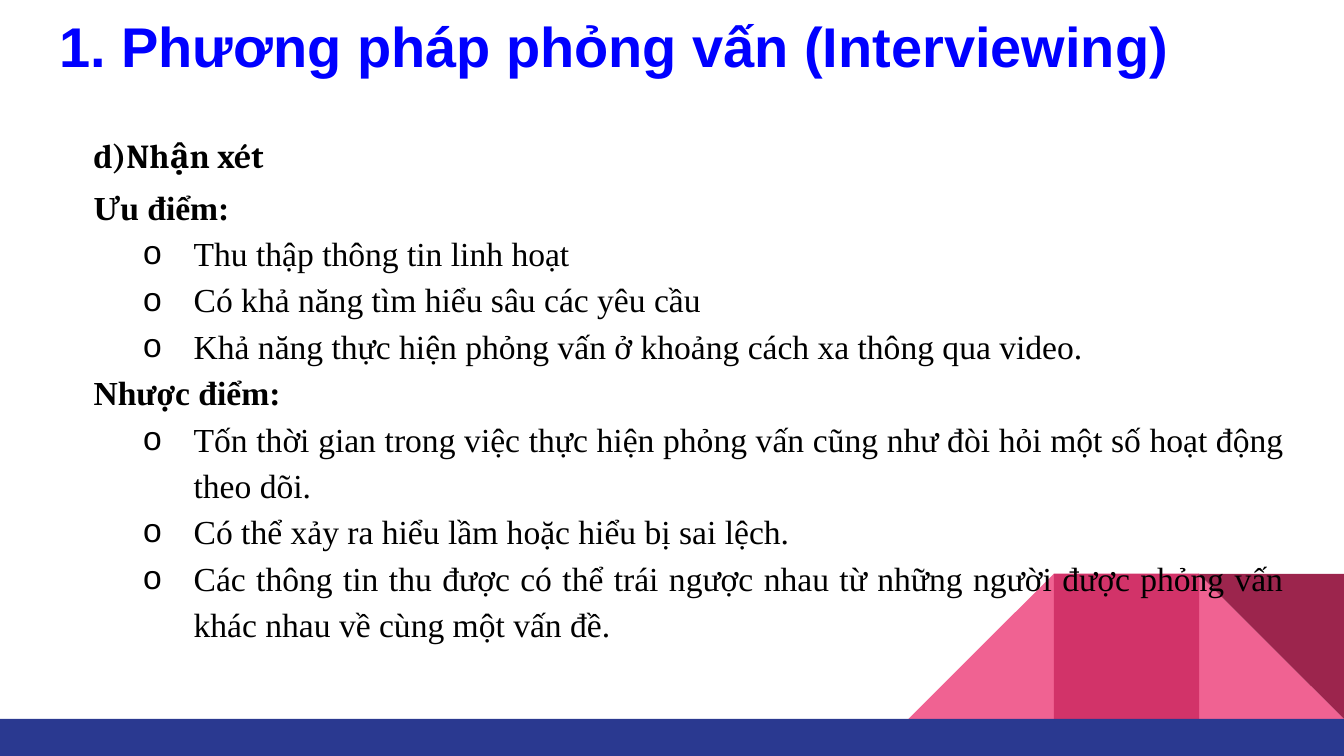
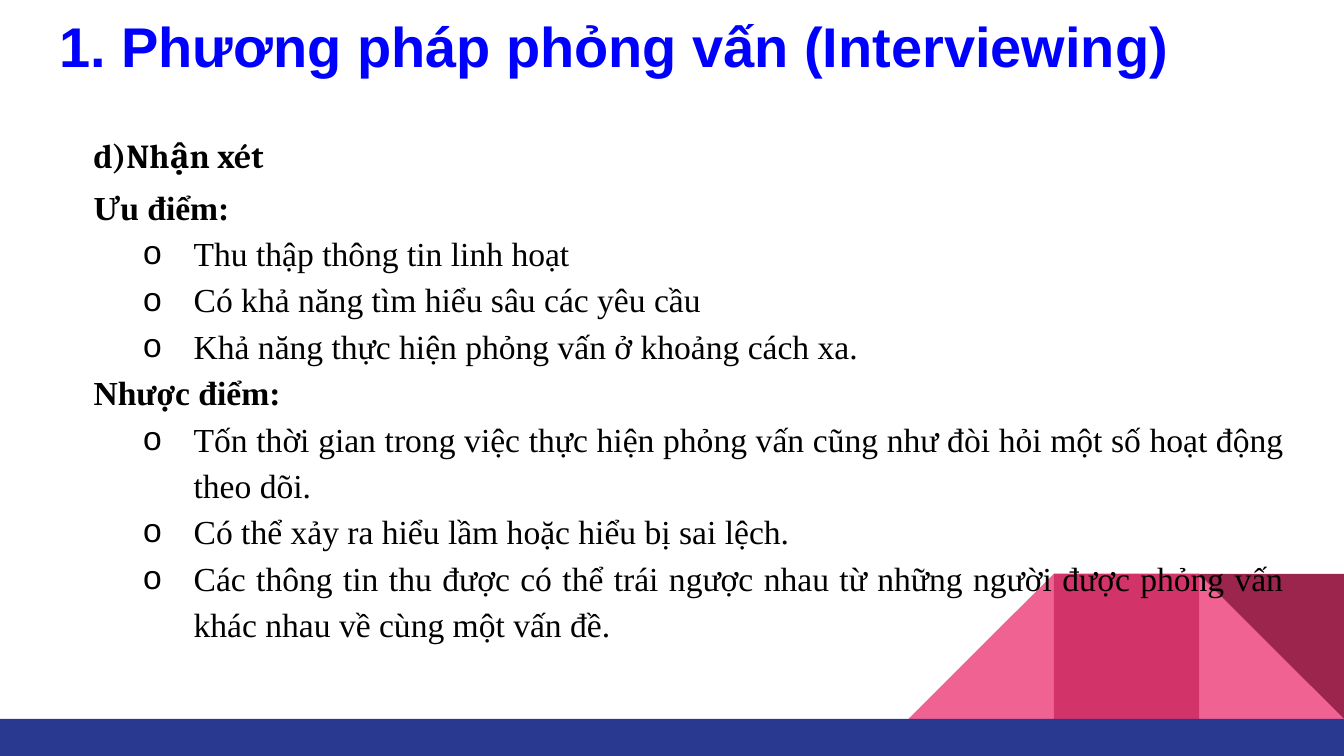
Before and after one commit to tungvumanh95/PTYCPM-20152, a slide deck: slide 29 of Tuan-1.pptx. Drawn at 1344x756 pixels with LibreOffice and Linux fonts; fonts in the diff are those of the drawing. Boxes give left, top, right and bottom in pixels: in the first picture for what was removed or moved away, otherwise in the second. Text is boxed around its words. In the diff, an @@ line names an element or a change of style, - is before the commit and + after.

```diff
--- a/Tuan-1.pptx
+++ b/Tuan-1.pptx
@@ text at box(194, 334, 858, 365): text changed @@
-o Khả năng thực hiện phỏng vấn ở khoảng cách xa thông qua video.
+o Khả năng thực hiện phỏng vấn ở khoảng cách xa.
```
Also in this commit, not shown: 3 other slides changed, 1 other file.
